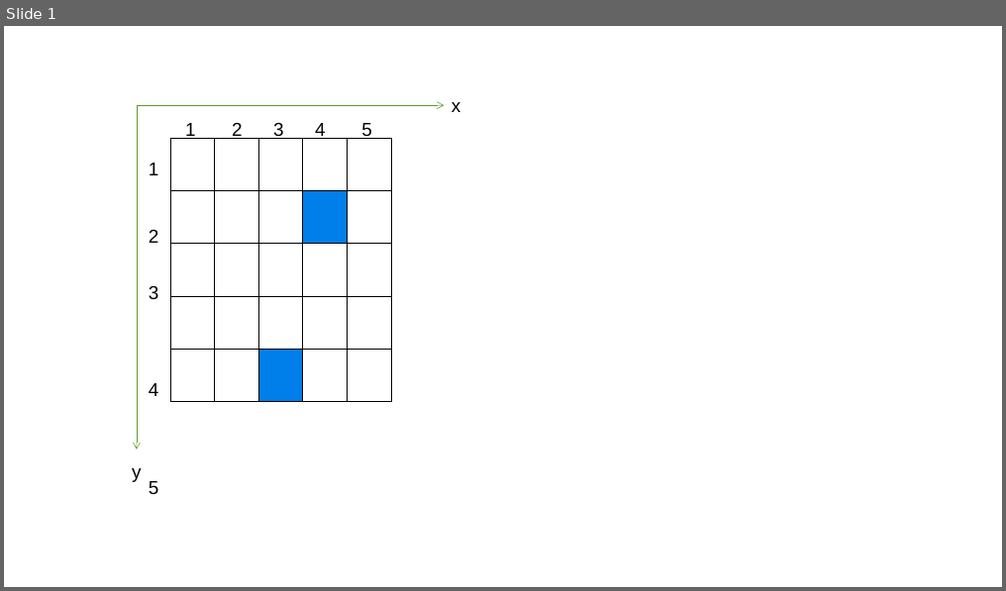
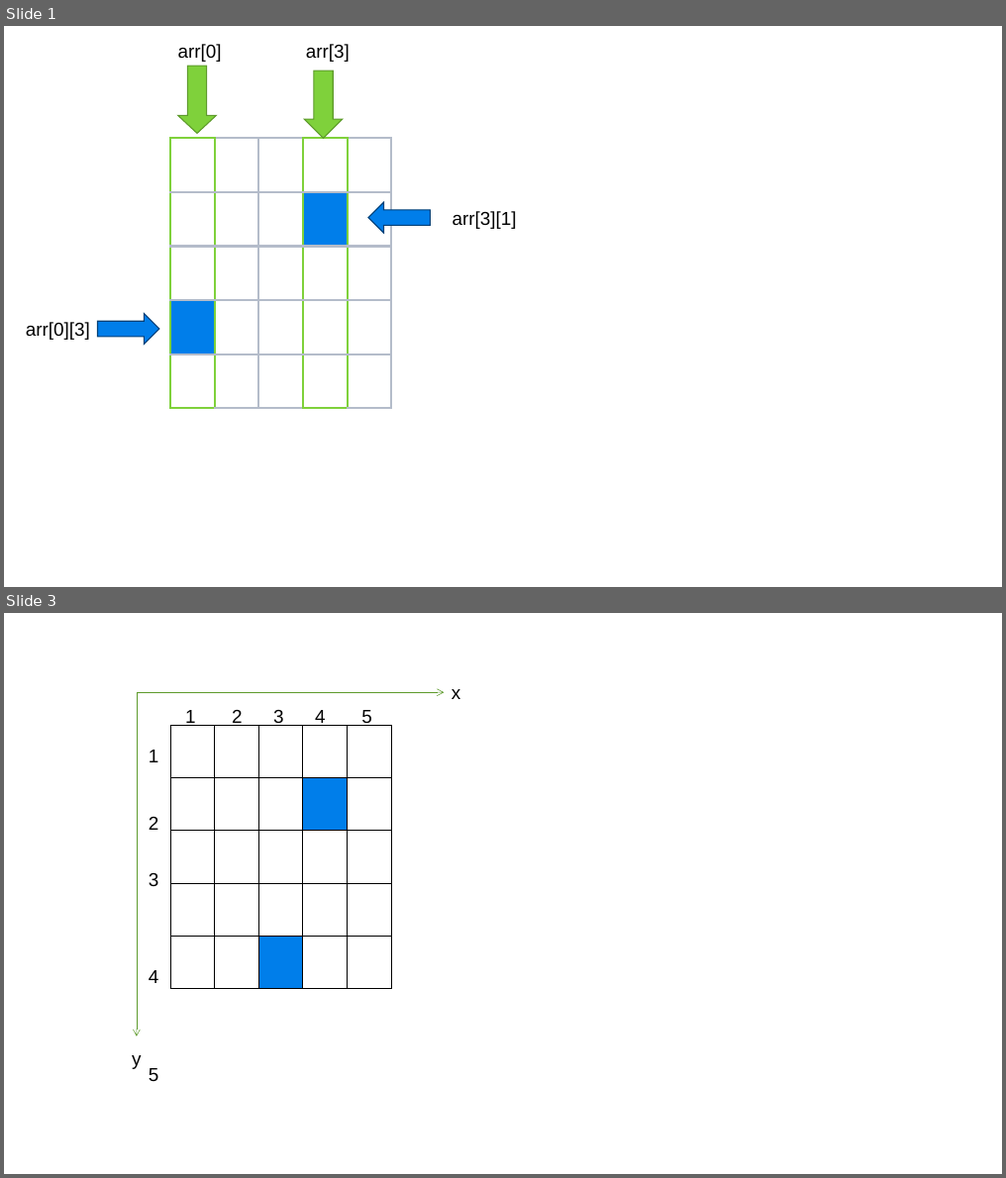
Before and after one commit to asbl/miniworldmaker, a slide deck: docs/source/_images/processing/templates.pptx. Shown one above the other, each under a label of ours: slide 1 before the commit, slides 1 and 3 after it; the slides between them are not shown. The pictures are 1006x591 and 1006x1178 pixels, drawn with LibreOffice and Linux fonts; fonts in the diff are those of the drawing. Boxes give left, top, right and bottom in pixels: in the first picture for what was removed or moved away, otherwise in the second. Text is boxed around its words. In the diff, an @@ line names an element or a change of style, - is before the commit and + after.

```diff
--- a/docs/source/_images/processing/templates.pptx
+++ b/docs/source/_images/processing/templates.pptx
@@ slide 1 added at (4,26,1002,587), background #FFFFFF @@
@@ text added at (178,44,222,62), 18 pt, text #000000 @@
+arr[0]
@@ text added at (306,44,350,62), 18 pt, text #000000 @@
+arr[3]
@@ right arrow added at (178,66,216,134), fill #7FD13B, outline #5E9B2C 1 pt @@
@@ right arrow added at (304,71,342,138), fill #7FD13B, outline #5E9B2C 1 pt @@
@@ table added at (170,138,391,249), 5 rows, 5 columns @@
+ |  |  |  | 
+ |  |  |  | 
+ |  |  |  | 
+ |  |  |  | 
+ |  |  |  | 
@@ up arrow added at (368,202,430,233), fill #007EEB, outline #003F76 1 pt @@
@@ text added at (452,211,517,229), 18 pt, text #000000 @@
+arr[3][1]
@@ text added at (26,322,90,340), 18 pt, text #000000 @@
+arr[0][3]
@@ up arrow added at (98,314,159,345), fill #007EEB, outline #003F76 1 pt @@
@@ what was slide 1 is now slide 3 @@
```
Also in this commit, not shown: 2 other slides added, 33 other files.
